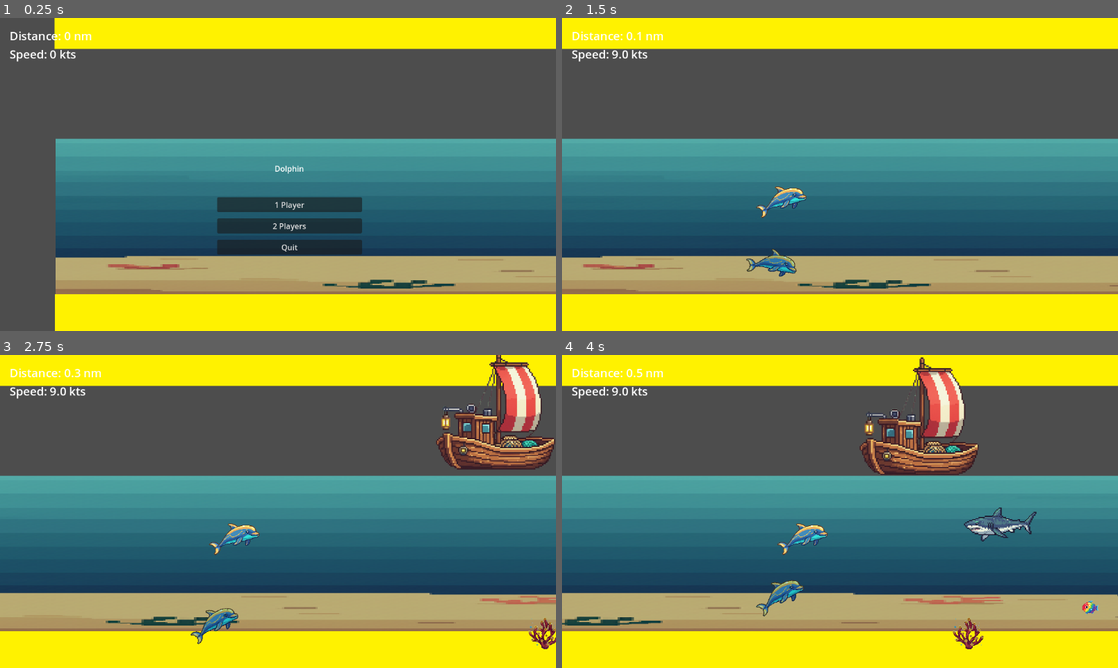
Above: before the commit, frames 1-4 (two rows, left to right).
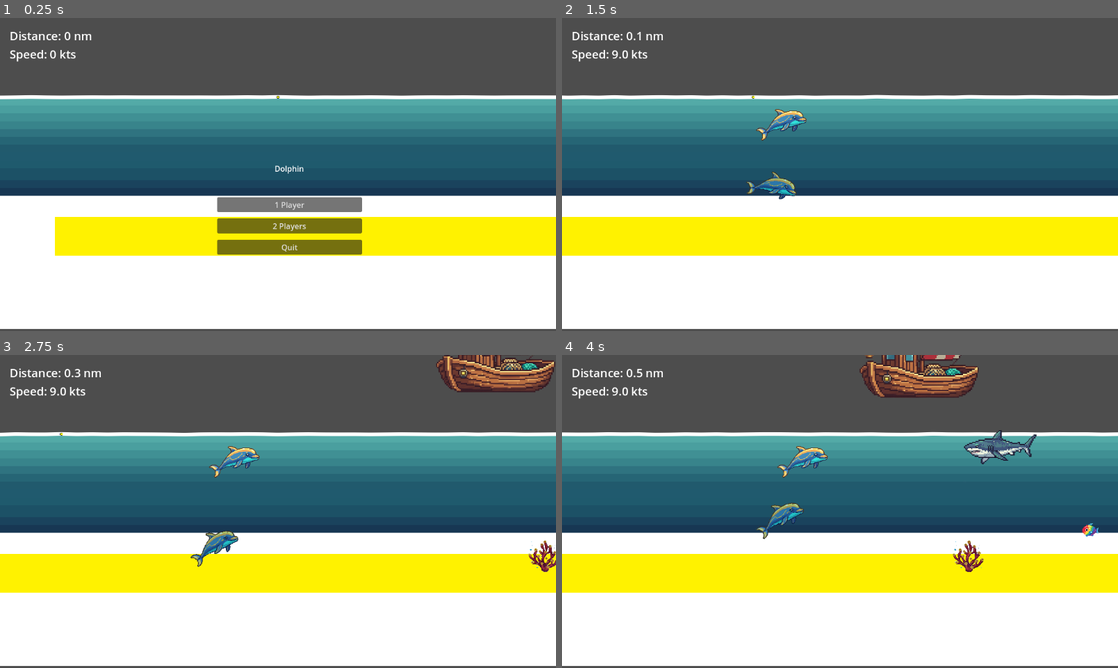
Above: after the commit, the same moments.

Repository: sandritalb/dolphin_ai
Game: Godot game, scene res://scenes/main.tscn
The game is run twice, just before and just after one commit, with the same random seed, the same clock (stepped at 60 frames per second) and the same inputs.
Inputs:
- Up to frame 1 (0.25 s): no input
- Up to frame 2 (1.5 s): click "1 Player" at 0.5 s; tap Enter (ui_accept) at 1.25 s; hold Right (ui_right) from 1.28 s (still down)
- Up to frame 3 (2.75 s): tap Enter (ui_accept) at 1.52, 2.27 s; release Right (ui_right) at 2.03 s; hold Down (ui_down) from 2.03 s (still down)
- Up to frame 4 (4 s): release Down (ui_down) at 2.78 s; hold Right (ui_right) 2.78-3.53 s; hold Up (ui_up) from 3.53 s (still down); tap Enter (ui_accept) at 3.77 s

The runs differ from the first frame. In frame 1, 84% of the frame differs, in the area x 0-100%, y 0-100%; in frame 2, 85%; in frame 3, 87%; in frame 4, 87%.

Commit message:
feat: changing sea level to 0

Diff:
--- a/scenes/main.tscn
+++ b/scenes/main.tscn
@@ -6,6 +6,7 @@
 [ext_resource type="Texture2D" uid="uid://b676u7vkxksk6" path="res://sprites/sea.png" id="4_choun"]
 [ext_resource type="PackedScene" uid="uid://bj06yxbsjo35t" path="res://water_demo/WaterBodyContinuous.tscn" id="4_eb6dy"]
 [ext_resource type="Script" path="res://scripts/obstacle_generator.gd" id="5_85g3d"]
+[ext_resource type="Texture2D" uid="uid://d1uk1od7rxu6r" path="res://water_demo/joint.png" id="6_trceg"]
 [ext_resource type="Script" path="res://scripts/fish_generator.gd" id="7_ya4ey"]
 [ext_resource type="Script" uid="uid://dwhfaqjniv1u7" path="res://scripts/deco_generator.gd" id="8_decos"]
 [ext_resource type="PackedScene" uid="uid://crsqhbm5qpveo" path="res://scenes/StartMenu.tscn" id="8_start"]
@@ -17,6 +18,7 @@
 script = ExtResource("1_tipki")
 
 [node name="Camera2D" type="Camera2D" parent="."]
+offset = Vector2(0, 200)
 zoom = Vector2(0.8, 0.8)
 limit_smoothed = true
 editor_draw_limits = true
@@ -27,6 +29,7 @@
 [node name="background" type="Node" parent="."]
 
 [node name="sea" type="Sprite2D" parent="background"]
+visible = false
 z_index = -1
 z_as_relative = false
 position = Vector2(2583.0002, 120.19999)
@@ -35,12 +38,10 @@
 
 [node name="WaterBody" parent="background" instance=ExtResource("4_eb6dy")]
 process_mode = 3
-visible = false
-modulate = Color(18.892157, 18.892157, 18.892157, 1)
-position = Vector2(-578, -127)
+position = Vector2(-800, 0)
 spring_number = 50
 distance_between_springs = 40
-depth = 50.0
+depth = 600.0
 border_thickness = 8.0
 wave_frequency = 0.2
 wave_amplitude = 0.1
@@ -54,6 +55,9 @@
 [node name="BorderButton" parent="BorderContainer" instance=ExtResource("2_sugp2")]
 position = Vector2(4398, 360)
 scale = Vector2(50, 0.5)
+
+[node name="Joint" type="Sprite2D" parent="BorderContainer"]
+texture = ExtResource("6_trceg")
 
 [node name="DecoGenerator" type="Node" parent="."]
 script = ExtResource("8_decos")
Not shown: 1 places in scenes/main.tscn that only renumber resources
